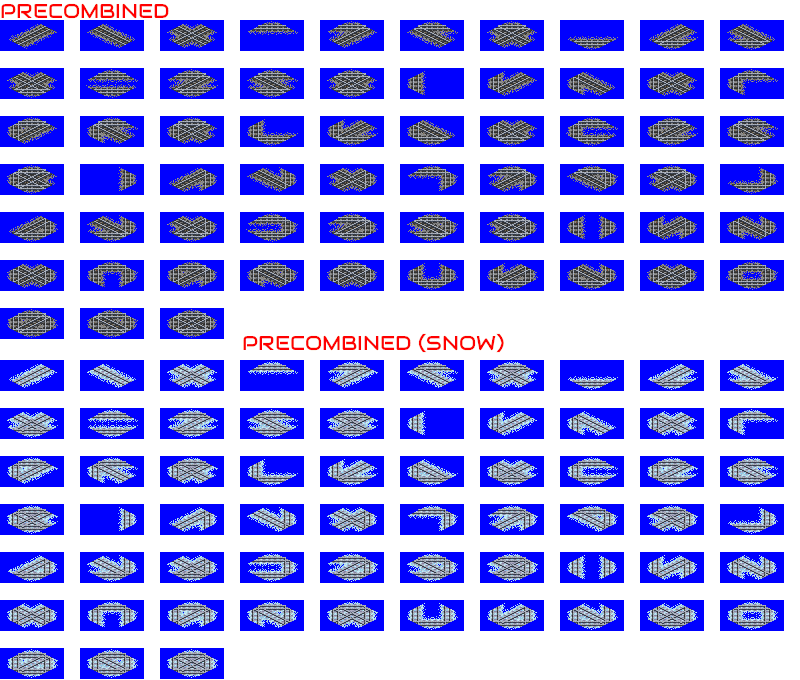
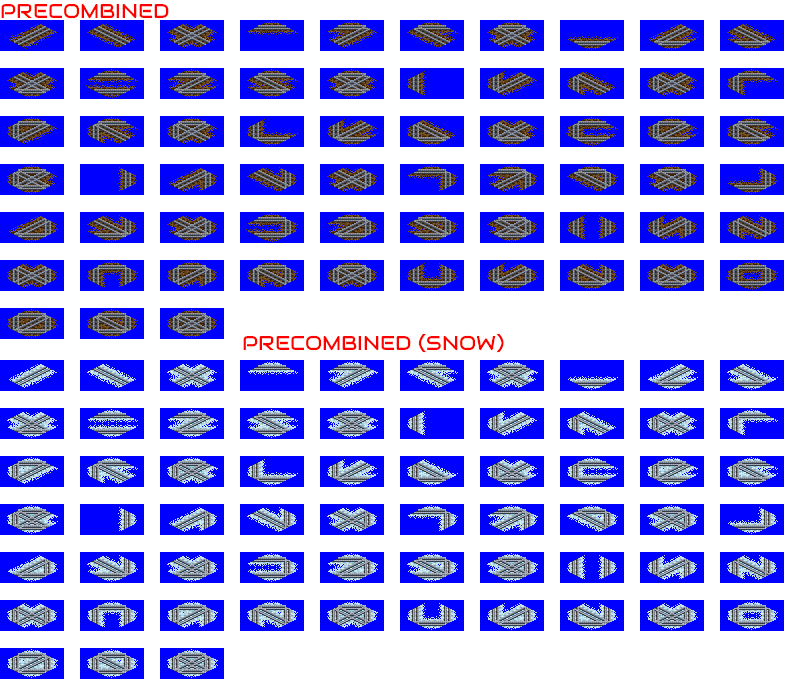
The second (800, 680) image is a revision of the first. Changes to its layers:
hid "RAVE" over [7, 21, 778, 678]
added layer "DUAL" above "ELDU" over [7, 21, 778, 678]
added layer "ELDU" above "MTRO" over [7, 21, 778, 678]
